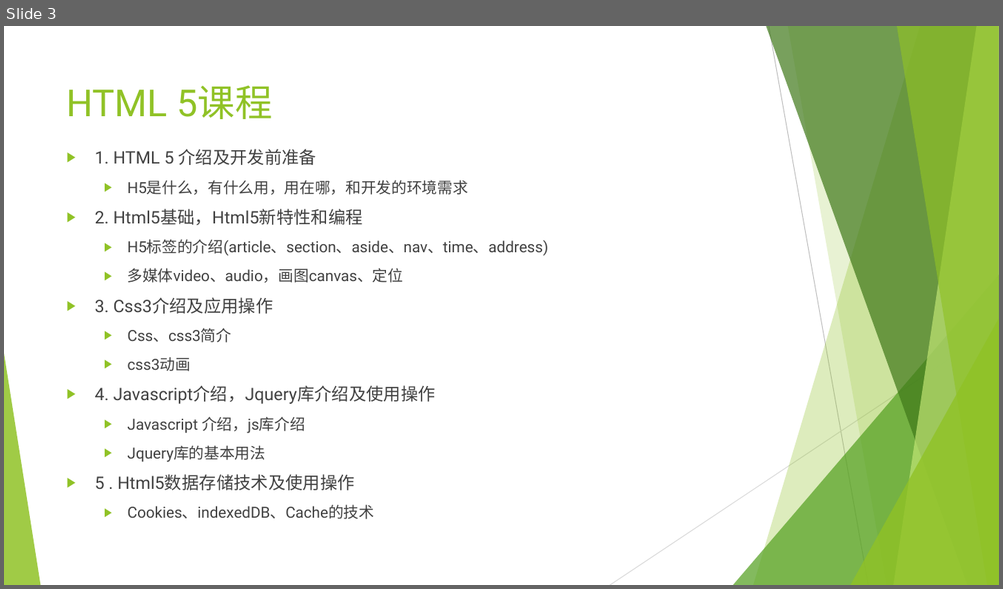
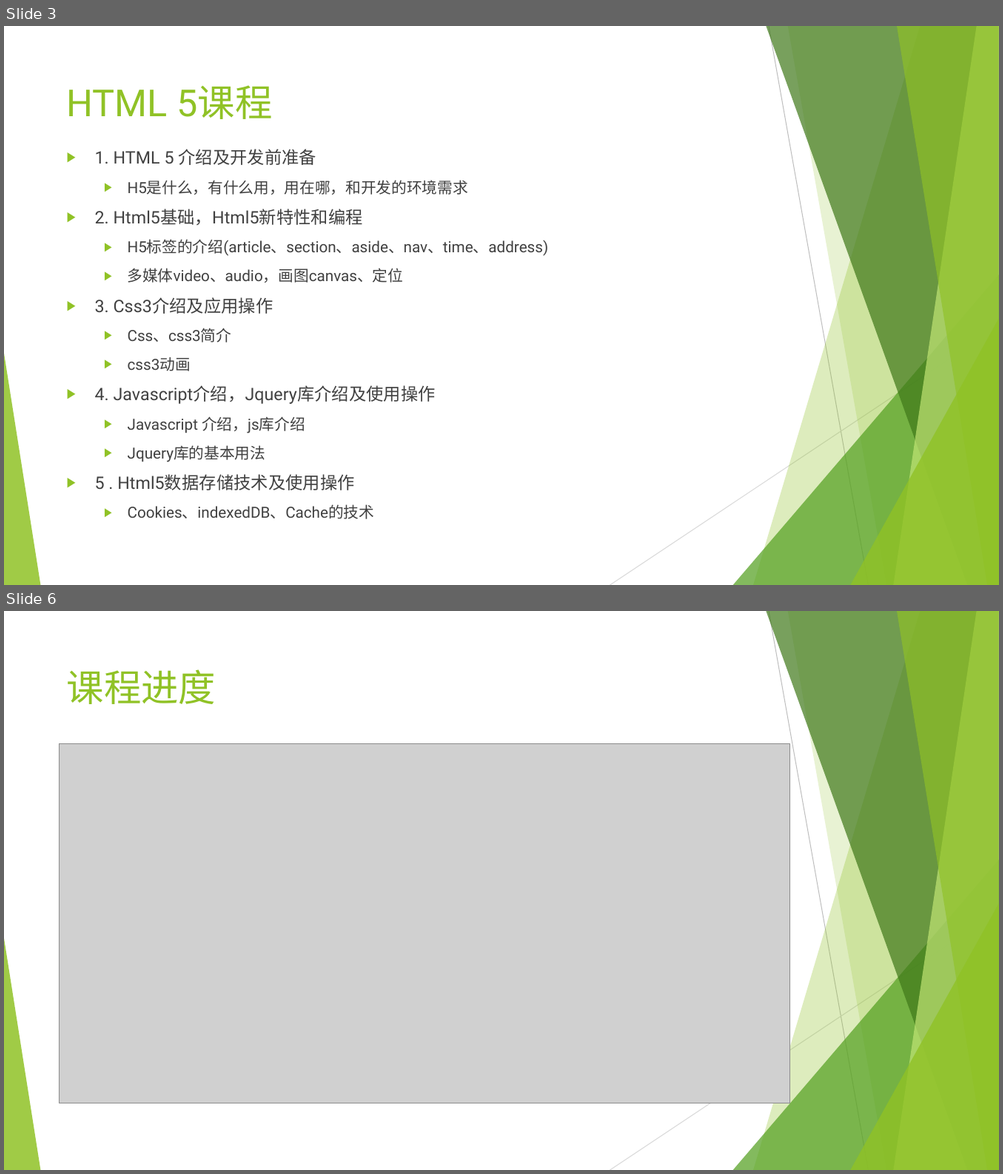
Before and after one commit to Guoye/Neusoft, a slide deck: lesson_HTML5/1.HTML5介绍及开发前准备/1.HTML5介绍及开发前准备.pptx. Shown one above the other, each under a label of ours: slide 3 before the commit, slides 3 and 6 after it; the slides between them are not shown. The pictures are 1003x589 and 1003x1174 pixels, drawn with LibreOffice and Linux fonts; fonts in the diff are those of the drawing; grey boxes stand for pictures. Boxes give left, top, right and bottom in pixels: in the first picture for what was removed or moved away, otherwise in the second. Text is boxed around its words. In the diff, an @@ line names an element or a change of style, - is before the commit and + after.

```diff
--- a/lesson_HTML5/1.HTML5介绍及开发前准备/1.HTML5介绍及开发前准备.pptx
+++ b/lesson_HTML5/1.HTML5介绍及开发前准备/1.HTML5介绍及开发前准备.pptx
@@ slide 6 added at [4, 611, 999, 1170], background #FFFFFF; not listed: 10 template elements that a slide beside it also shows @@
@@ title added at [67, 669, 216, 704], 36 pt, text #90C226 @@
+课程进度
@@ picture added at [60, 744, 790, 1104] @@
```
Also in this commit, not shown: 1 slide changed, 1 other slide added, 3 other files.
